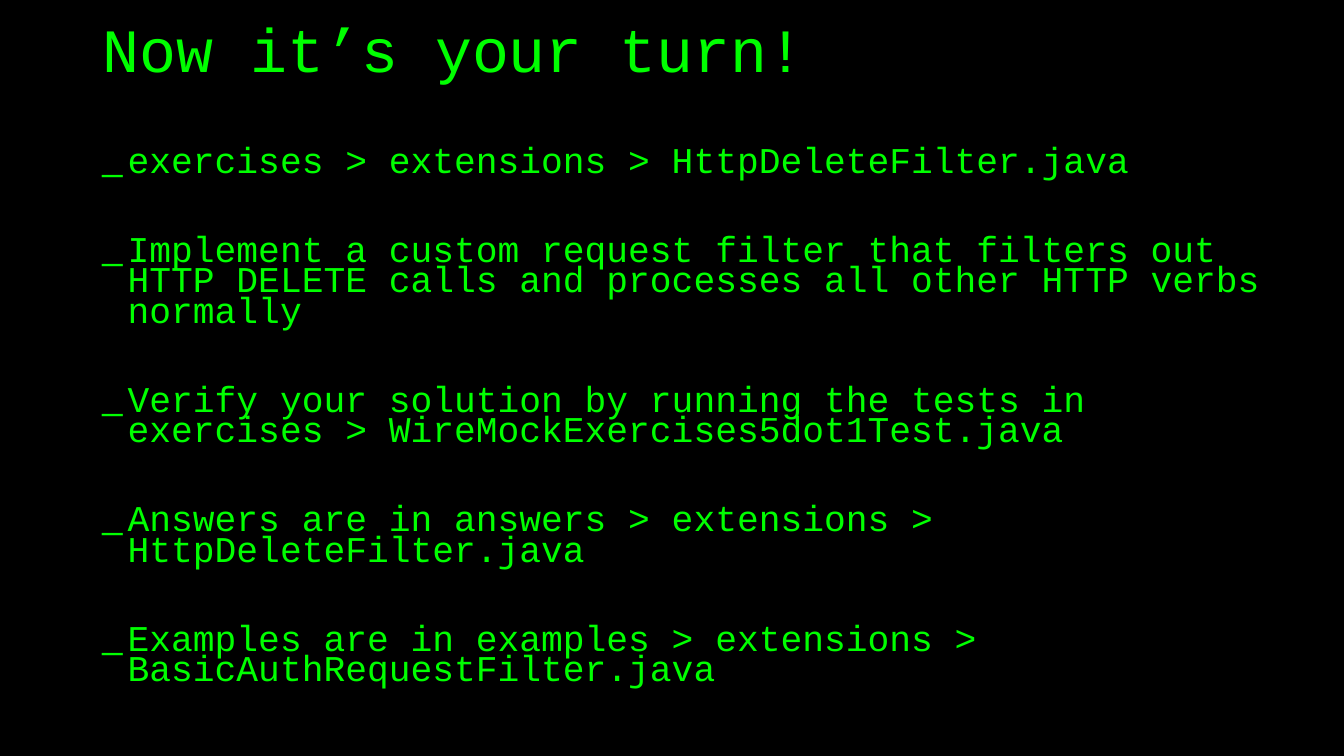
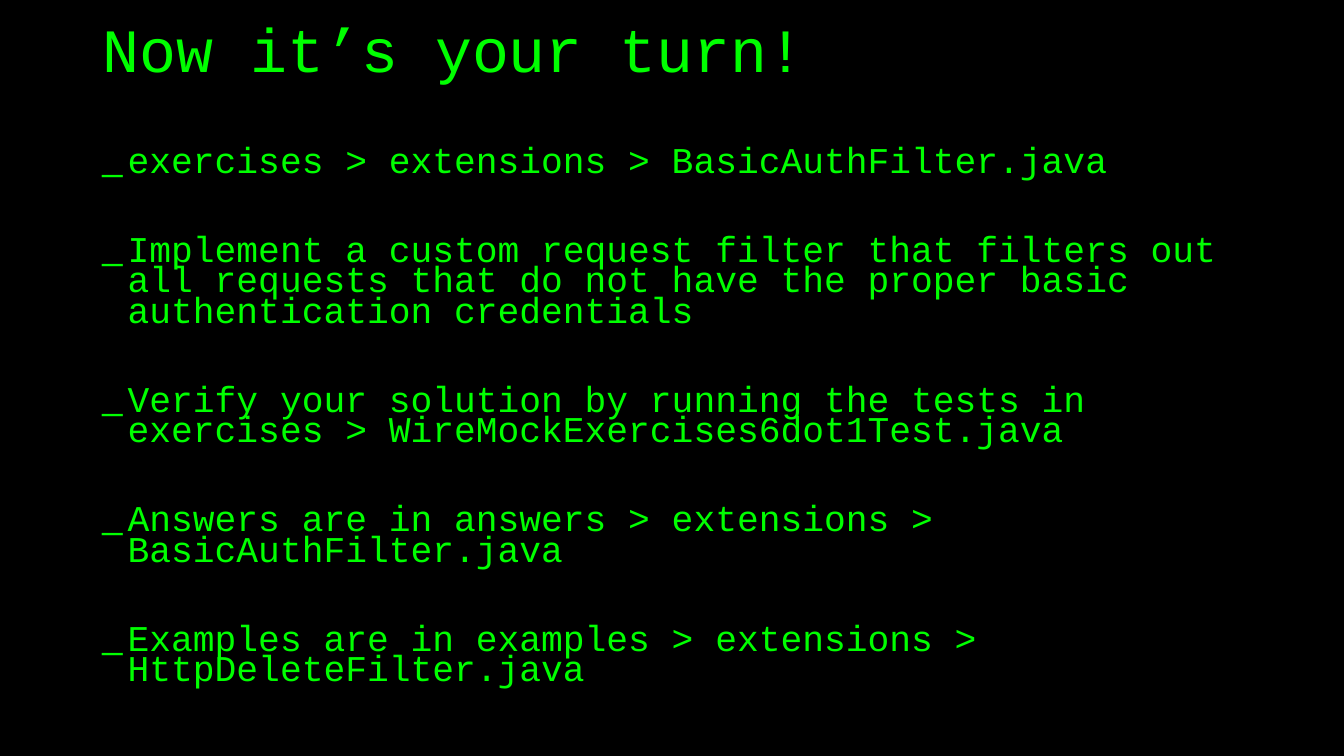
Before and after one commit to basdijkstra/wiremock-workshop, a slide deck: slide 66 of wiremock_workshop.pptx (slide 60 before the commit). Drawn at 1344x756 pixels with LibreOffice and Linux fonts; fonts in the diff are those of the drawing. Boxes give left, top, right and bottom in pixels: in the first picture for what was removed or moved away, otherwise in the second. Text is boxed around its words. In the diff, an @@ line names an element or a change of style, - is before the commit and + after.

Commit message:
Update slide decks

```diff
--- a/wiremock_workshop.pptx
+++ b/wiremock_workshop.pptx
@@ text at [128,147,1216,689]: text changed @@
-_ exercises > extensions > HttpDeleteFilter.java
-_ Implement a custom request filter that filters out HTTP DELETE calls and processes all other HTTP verbs normally
-_ Verify your solution by running the tests in exercises > WireMockExercises5dot1Test.java
-_ Answers are in answers > extensions > HttpDeleteFilter.java
-_ Examples are in examples > extensions > BasicAuthRequestFilter.java
+_ exercises > extensions > BasicAuthFilter.java
+_ Implement a custom request filter that filters out all requests that do not have the proper basic authentication credentials
+_ Verify your solution by running the tests in exercises > WireMockExercises6dot1Test.java
+_ Answers are in answers > extensions > BasicAuthFilter.java
+_ Examples are in examples > extensions > HttpDeleteFilter.java
```
Also in this commit, not shown: 19 other slides changed, 11 slides added, 5 slides removed, 2 other files.
